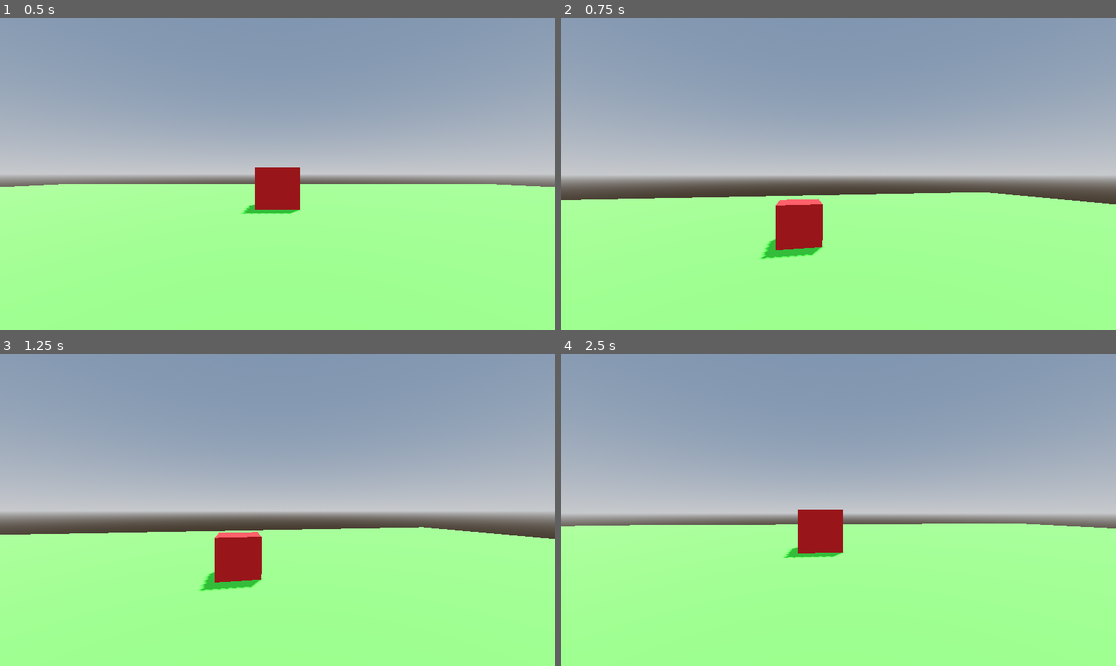
Above: before the commit, frames 1-4 (two rows, left to right).
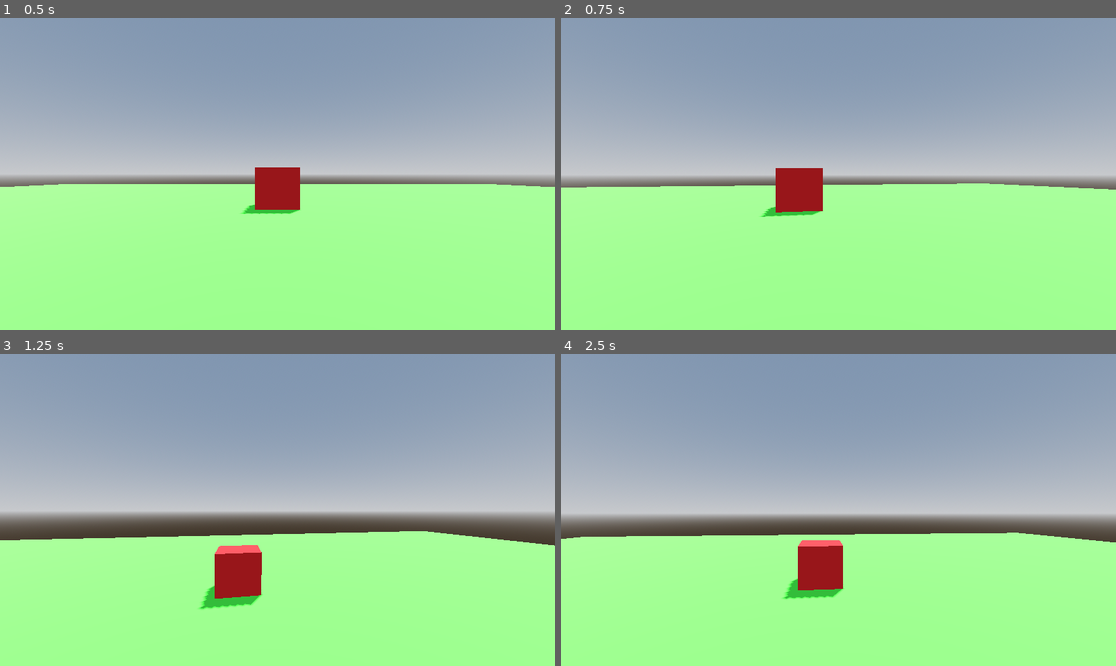
Above: after the commit, the same moments.

Repository: MrDragonMister/Raid_And_Rescue
Game: Godot game, scene res://node.tscn
Two runs of this game, one before a commit and one after it. Both use one fixed random seed, a clock stepped at 60 frames per second and the inputs below.
Inputs (mouse positions are in pixels of both pictures, inside the frame that each line leads up to):
- Up to frame 1 (0.5 s): no input
- Up to frame 2 (0.75 s): tap Enter (ui_accept) at 0.5 s; move the mouse to (866, 174) at 0.52 s; hold Page Up (ui_page_up) from 0.53 s (still down); hold Enter (ui_accept) from 0.53 s (still down)
- Up to frame 3 (1.25 s): keep holding Page Up (ui_page_up); keep holding Enter (ui_accept); tap Space (jump, bound only after the commit) at 0.77, 1.07 s; tap Shift (crouch, bound only after the commit) at 0.8 s
- Up to frame 4 (2.5 s): keep holding Page Up (ui_page_up); move the mouse to (810, 510) at 1.27 s; release Enter (ui_accept) at 1.28 s; tap Shift (crouch, bound only after the commit) at 1.35 s; tap Space (jump, bound only after the commit) at 1.52, 1.55, 1.82 s; move the mouse to (849, 503) at 2.02 s; hold Space (jump, bound only after the commit) from 2.03 s (still down); tap Enter (ui_accept) at 2.3 s

Frame 1 is identical in both runs. In frame 2, 5.6% of the frame differs, in the area x 0-100%, y 48-78%; in frame 3, 2.9%; in frame 4, 5.4%.

Commit message:
neater code and better player movement

Diff:
--- a/Player.gd
+++ b/Player.gd
@@ -4,6 +4,8 @@
 const SPEED = 5.0
 const JUMP_VELOCITY = 4.5
 const SENSITIVITY = 0.003
+const air_speed = 3
+const air_drag = 0.9
 
 @onready var player: CharacterBody3D = $"."
 @onready var head: Node3D = $Head
@@ -67,24 +69,12 @@
 
 #freecam movement
 func freecam_movement(delta: float) -> void:
-	var direction = Vector3()
-	var forward = -cameraf.global_transform.basis.z
-	var right = cameraf.transform.basis.x
-
-	if Input.is_action_pressed("ui_up"):
-		direction += forward
-	if Input.is_action_pressed("ui_down"):
-		direction -= forward
-	if Input.is_action_pressed("ui_left"):
-		direction -= right
-	if Input.is_action_pressed("ui_right"):
-		direction += right
-
-	if Input.is_action_pressed("ui_page_up"):
+	var input_dir: Vector2 = Input.get_vector("ui_left", "ui_right", "ui_up", "ui_down")
+	var direction: Vector3 = cameraf.transform.basis * Vector3(input_dir.x, 0, input_dir.y)
+	if Input.is_action_pressed("jump"):
 		direction.y += 1
-	if Input.is_action_pressed("ui_page_down"):
+	if Input.is_action_pressed("crouch"):
 		direction.y -= 1
-
 	if direction.length() > 0:
 		direction = direction.normalized() * freecam_speed * delta
 		cameraf.position += direction
@@ -109,24 +99,32 @@
 
 
 func _physics_process(delta: float) -> void:
-
 	# Add the gravity.
 	if not is_on_floor():
 		velocity += get_gravity() * delta
 
 	# Handle jump.
-	if Input.is_action_pressed("ui_accept") and is_on_floor() and not active_camera == cameraf:
+	if Input.is_action_pressed("jump") and is_on_floor() and not active_camera == cameraf:
 		velocity.y = JUMP_VELOCITY
 
 	# Get the input direction and handle the movement/deceleration.
 	var input_dir: Vector2 = Input.get_vector("ui_left", "ui_right", "ui_up", "ui_down")
 	var direction: Vector3 = (player.transform.basis * Vector3(input_dir.x, 0, input_dir.y)).normalized()
+
 	if not active_camera == cameraf:
 		if direction.length() > 0:
-			velocity.x = direction.x * SPEED
-			velocity.z = direction.z * SPEED
+			if is_on_floor():
+				velocity.x = direction.x * SPEED
+				velocity.z = direction.z * SPEED
+			else:
+				velocity.x += delta * (direction.x * air_speed * air_drag)
+				velocity.z += delta * (direction.z * air_speed * air_drag)
 		else:
-			velocity.x = move_toward(velocity.x, 0, SPEED)
-			velocity.z = move_toward(velocity.z, 0, SPEED)
+			if is_on_floor():
+				velocity.x = move_toward(velocity.x, 0, SPEED)
+				velocity.z = move_toward(velocity.z, 0, SPEED)
+			else:
+				velocity.x += delta * (direction.x * air_drag)
+				velocity.z += delta * (direction.z * air_drag)
 
 	move_and_slide()
--- a/node.tscn
+++ b/node.tscn
@@ -18,7 +18,7 @@
 [sub_resource type="StandardMaterial3D" id="StandardMaterial3D_mio8h"]
 albedo_color = Color(0.321569, 1, 0.25098, 1)
 
-[node name="World" type="Node"]
+[node name="World" type="Node3D"]
 
 [node name="DirectionalLight3D" type="DirectionalLight3D" parent="."]
 transform = Transform3D(-0.866023, -0.433016, 0.250001, 0, 0.499998, 0.866027, -0.500003, 0.749999, -0.43301, 0, 0, 0)
--- a/player.tscn
+++ b/player.tscn
@@ -1,6 +1,8 @@
 [gd_scene load_steps=5 format=3 uid="uid://b5kl60ubdsq4f"]
 
-[ext_resource type="Script" path="res://Player.gd" id="1_pqt6x"]
+[ext_resource type="Script" path="res://player.gd" id="1_6qtv2"]
+
+[sub_resource type="BoxShape3D" id="BoxShape3D_ffuel"]
 
 [sub_resource type="BoxMesh" id="BoxMesh_nagvj"]
 
@@ -8,35 +10,30 @@
 vertex_color_use_as_albedo = true
 albedo_color = Color(0, 0.443137, 0.678431, 1)
 
-[sub_resource type="BoxShape3D" id="BoxShape3D_ffuel"]
+[node name="Player" type="CharacterBody3D"]
+script = ExtResource("1_6qtv2")
 
-[node name="Player" type="Node"]
+[node name="CollisionShape3D" type="CollisionShape3D" parent="."]
+shape = SubResource("BoxShape3D_ffuel")
 
-[node name="Player" type="CharacterBody3D" parent="."]
-visibility_parent = NodePath("MeshInstance3D")
-collision_layer = 2
-platform_floor_layers = 4294901761
-script = ExtResource("1_pqt6x")
-
-[node name="MeshInstance3D" type="MeshInstance3D" parent="Player"]
+[node name="MeshInstance3D" type="MeshInstance3D" parent="."]
 transform = Transform3D(1.00267, 0, 0, 0, 1.00267, 0, 0, 0, 1.00267, 0, 0, 0)
 layers = 2
 mesh = SubResource("BoxMesh_nagvj")
+skeleton = NodePath("")
 surface_material_override/0 = SubResource("StandardMaterial3D_beief")
 
-[node name="CollisionShape3D" type="CollisionShape3D" parent="Player"]
-shape = SubResource("BoxShape3D_ffuel")
-
-[node name="Head" type="Node3D" parent="Player"]
+[node name="Head" type="Node3D" parent="."]
 transform = Transform3D(1, 0, 0, 0, 2.08568, 0, 0, 0, 1, 0, -0.116039, 0)
 
-[node name="Camera3D" type="Camera3D" parent="Player/Head"]
+[node name="Camera3D" type="Camera3D" parent="Head"]
 transform = Transform3D(1, 0, 0, 0, 0.479459, 0, 0, 0, 1, 0, 0.198522, 0)
+current = true
 
-[node name="Camera3DF" type="Camera3D" parent="Player/Head"]
+[node name="Camera3DF" type="Camera3D" parent="Head"]
 transform = Transform3D(1, 0, 0, 0, 0.47946, 0, 0, 0, 1, 0, 2, 0)
 
-[node name="Campoint" type="Node3D" parent="Player/Head"]
+[node name="Campoint" type="Node3D" parent="Head"]
 
-[node name="Camera3D2" type="Camera3D" parent="Player/Head/Campoint"]
+[node name="Camera3D2" type="Camera3D" parent="Head/Campoint"]
 transform = Transform3D(1, 0, 0, 0, 0.268619, 0.840204, 0, -0.465261, 0.485092, 0, 1, 2)
--- a/project.godot
+++ b/project.godot
@@ -62,6 +62,16 @@
 "events": [Object(InputEventKey,"resource_local_to_scene":false,"resource_name":"","device":0,"window_id":0,"alt_presse …(188 unchanged characters)…
 ]
 }
+jump={
+"deadzone": 0.5,
+"events": [Object(InputEventKey,"resource_local_to_scene":false,"resource_name":"","device":-1,"window_id":0,"alt_pressed":false,"shift_pressed":false,"ctrl_pressed":false,"meta_pressed":false,"pressed":false,"keycode":0,"physical_keycode":32,"key_label":0,"unicode":32,"location":0,"echo":false,"script":null)
+]
+}
+crouch={
+"deadzone": 0.5,
+"events": [Object(InputEventKey,"resource_local_to_scene":false,"resource_name":"","device":-1,"window_id":0,"alt_pressed":false,"shift_pressed":false,"ctrl_pressed":false,"meta_pressed":false,"pressed":false,"keycode":0,"physical_keycode":4194325,"key_label":0,"unicode":0,"location":0,"echo":false,"script":null)
+]
+}
 
 [rendering]
 
